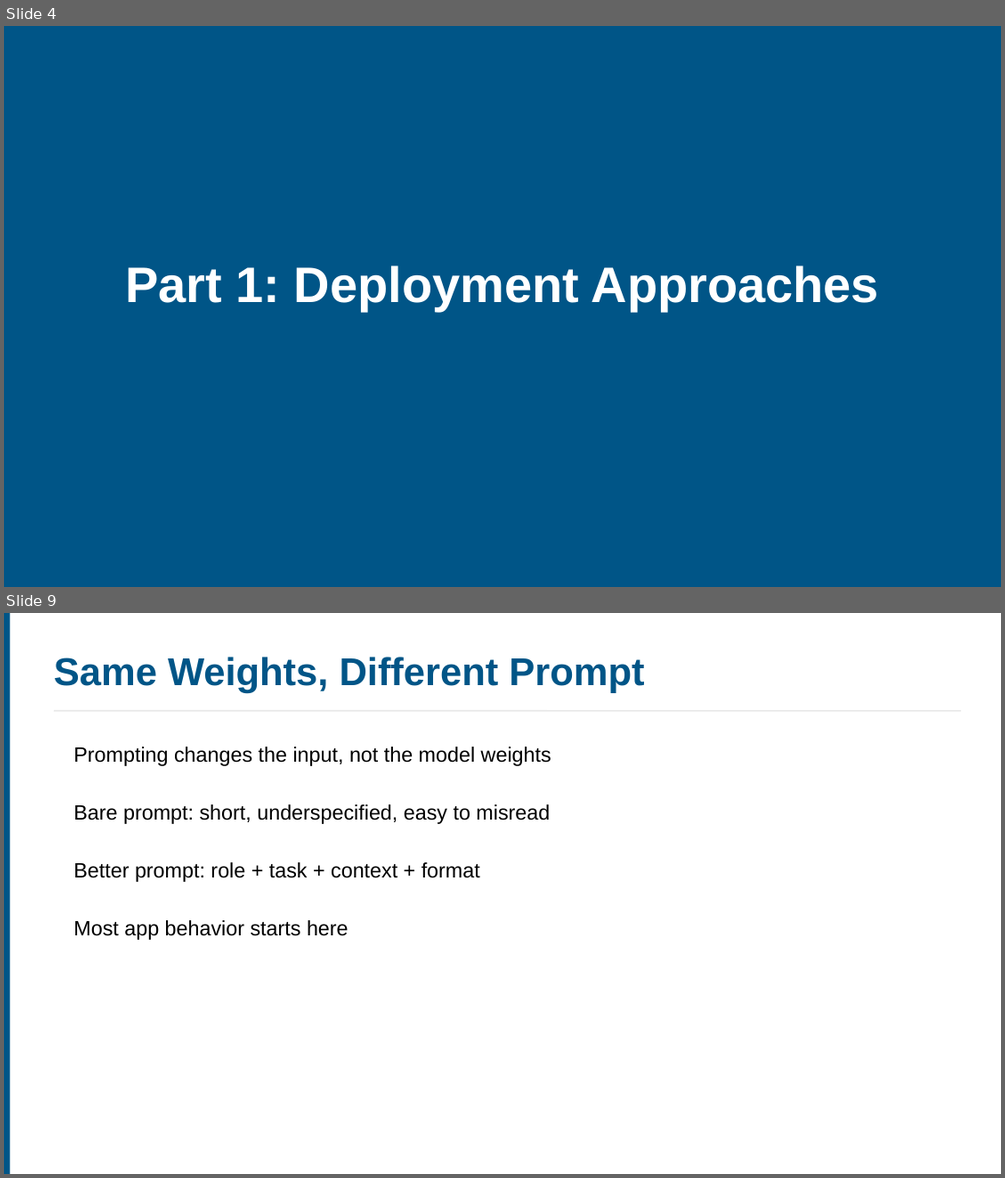
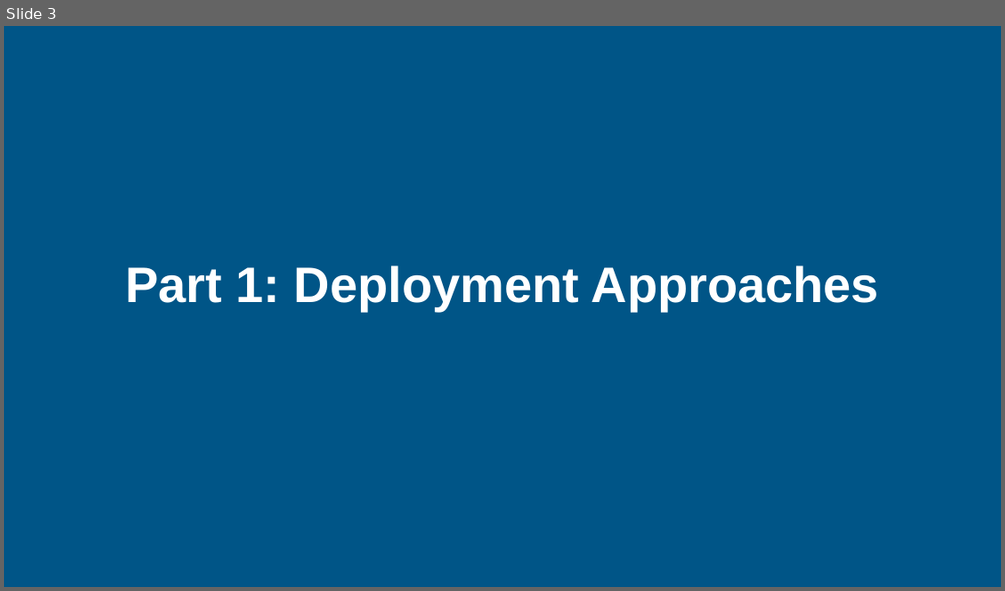
Before and after one commit to ucla-anderson-SSAI/SSAI, a slide deck: Slides/Week 8/Week8.pptx. Shown one above the other, each under a label of ours: slides 4 and 9 before the commit, slide 3 after it; the slides between them are not shown. The pictures are 1005x1178 and 1005x591 pixels, drawn with LibreOffice and Linux fonts; fonts in the diff are those of the drawing. Boxes give left, top, right and bottom in pixels: in the first picture for what was removed or moved away, otherwise in the second. Text is boxed around its words. In the diff, an @@ line names an element or a change of style, - is before the commit and + after.

```diff
--- a/Slides/Week 8/Week8.pptx
+++ b/Slides/Week 8/Week8.pptx
@@ slide 9 removed at <box>4,613,1001,1174</box>, background #FFFFFF @@
@@ rectangle removed at <box>4,613,10,1174</box> @@
@@ text removed at <box>54,657,644,693</box> @@
-Same Weights, Different Prompt
@@ line removed from (54, 711) to (961, 711) @@
@@ text removed at <box>73,747,551,766</box> @@
-Prompting changes the input, not the model weights
@@ text removed at <box>73,804,550,824</box> @@
-Bare prompt: short, underspecified, easy to misread
@@ text removed at <box>73,862,480,882</box> @@
-Better prompt: role + task + context + format
@@ text removed at <box>73,920,348,940</box> @@
-Most app behavior starts here
@@ what was slide 4 is now slide 3 @@
```
Also in this commit, not shown: 8 slides changed, 12 slides added, 34 other slides removed, 8 other files.
